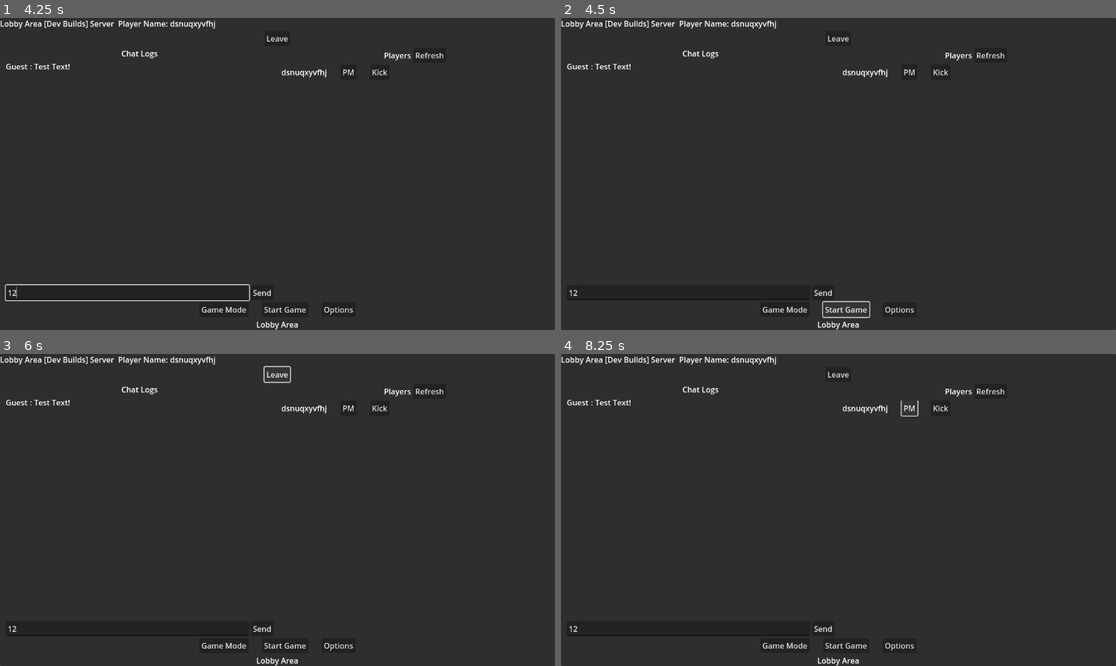
Above: before the commit, frames 1-4 (two rows, left to right).
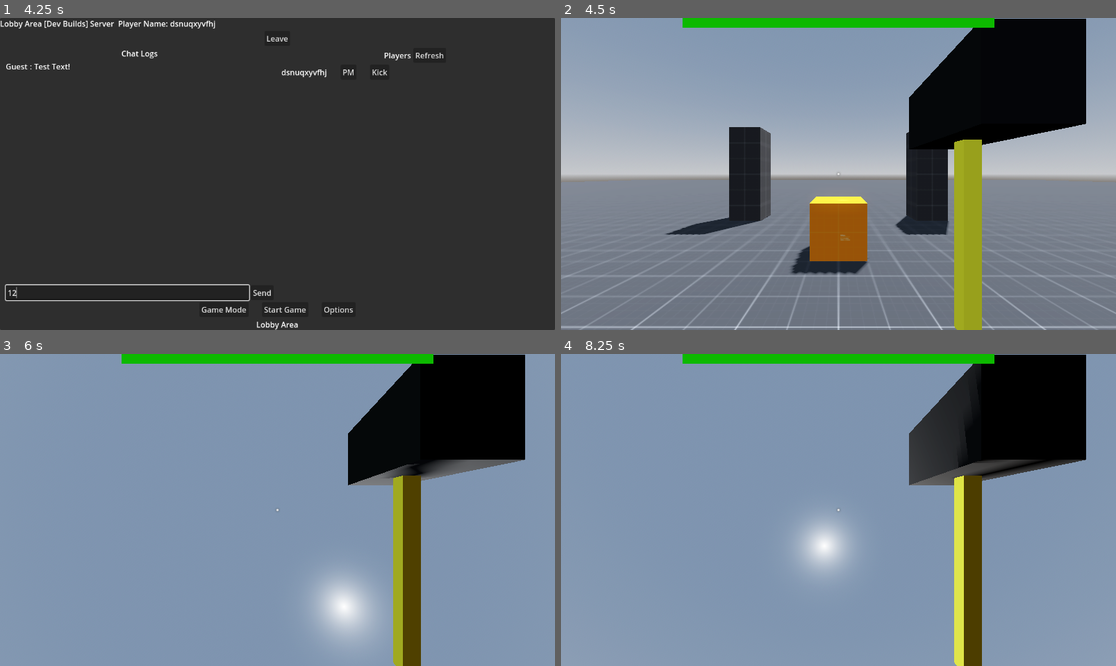
Above: after the commit, the same moments.

Repository: Lightnet/craftgd
Game: Godot game, scene res://maps/main.tscn
The game is run twice, just before and just after one commit, with the same random seed, the same clock (stepped at 60 frames per second) and the same inputs.
Inputs (mouse positions are in pixels of both pictures, inside the frame that each line leads up to):
- Up to frame 1 (4.25 s): click (277, 248) at 0.52 s; type "12" at 0.6 s; click "UPNP" at 1.25 s; click "Random Name" at 2 s; click "Host" at 2.75 s; click (127, 292) at 3.52 s; type "12" at 3.6 s
- Up to frame 2 (4.5 s): click "Start Game" at 4.25 s
- Up to frame 3 (6 s): click (283, 644) at 5 s, where only the run before the commit has a clickable "Start Game"; click (277, 375) at 5.75 s, where only the run before the commit has a clickable "Leave"
- Up to frame 4 (8.25 s): click (821, 628) at 6.5 s, where only the run before the commit has a clickable "Send"; click (988, 391) at 7.25 s, where only the run before the commit has a clickable "Refresh"; click (910, 407) at 8 s, where only the run before the commit has a clickable "PM"

Frame 1 is identical in both runs. In frame 2, 95% of the frame differs, in the area x 0-100%, y 0-100%; in frame 3, 100%; in frame 4, 97%.

Commit message:
test start game load map and players
There are still some bugs and errors.

Diff:
--- a/lobby/game_lobby.gd
+++ b/lobby/game_lobby.gd
@@ -6,6 +6,9 @@
 @onready var UIPlayerlist = $VBoxContainer/HBC_Content/VBoxContainer2/PlayerList/VBC_Players
 @onready var UIPlayerName = $VBoxContainer/HBoxContainer/LPlayerName2
 @onready var UIChatMessages = $VBoxContainer/HBC_Content/VBoxContainer/SC_Chat/VBC_Messages
+@onready var MenuLobby = $"."
+@onready var HUD = $"../HUD"
+@onready var EntityPlayers = $"../../world/players"
 
 var UIPlayerData = preload("res://lobby/lobby_player_row01.tscn")
 
@@ -91,6 +94,7 @@
 func _on_btn_start_game_pressed():
 	if is_multiplayer_authority():
 		print("AUTH HELLO")
+		setup_host()
 	else:
 		print("NOT AUTH")
 	pass # Replace with function body.
@@ -109,7 +113,6 @@
 	player_msg.get_node("Message").text = msg
 	UIChatMessages.add_child(player_msg)
 	pass
-
 
 func _on_le_chat_message_text_submitted(new_text):
 	print("CHAT TEXT INPUT ", new_text)
@@ -127,3 +130,111 @@
 	#boardcast all but not self
 	rpc("ChatMessageAppend",  new_text)
 	pass
+
+# set up host map and player
+func setup_host():
+	MenuLobby.hide()
+	HUD.show()
+	print("init set up game...")
+	var selfPeerID = get_tree().get_multiplayer().get_unique_id()
+	# Load world
+	var world = load(load_map).instantiate()
+	get_node("/root/Main/world/level").add_child(world)
+
+	# Load my player
+	var my_player = preload("res://prefabs/players/player.tscn").instantiate()
+	my_player.set_name(str(selfPeerID))
+	#add_child(my_player)
+	EntityPlayers.add_child(my_player)
+
+	var player_info = Network.player_info
+	# Load other players
+	for p in player_info:
+		var player = preload("res://prefabs/players/player.tscn").instantiate()
+		player.set_name(str(p))
+		#player.set_network_master(p) # Will be explained later
+		#get_node("/root/Main/world/players").add_child(player)
+		#EntityPlayers.add_child(player)
+		#add_child(player)
+		EntityPlayers.add_child(player)
+		#pass
+
+
+
+
+
+	#boardcast to other remote player
+	rpc("pre_configure_game")
+	pass
+
+#need to config for server current local
+var load_map = "res://maps/prototype01.tscn"
+
+#init setup game config
+@rpc("call_remote")
+func pre_configure_game():
+	#get_tree().set_pause(true) # Pre-pause
+	MenuLobby.hide()
+	HUD.show()
+	print("init set up game...")
+	var selfPeerID = get_tree().get_multiplayer().get_unique_id()
+	# Load world
+	var world = load(load_map).instantiate()
+	get_node("/root/Main/world/level").add_child(world)
+
+	# Load my player
+	var my_player = preload("res://prefabs/players/player.tscn").instantiate()
+	my_player.set_name(str(selfPeerID))
+	#my_player.set_network_master(selfPeerID) # Will be explained later
+	#get_node("/root/Main/world/players").add_child(my_player)
+	EntityPlayers.add_child(my_player)
+	#add_child(my_player)
+
+
+	var player_info = Network.player_info
+	# Load other players
+	for p in player_info:
+		var player = preload("res://prefabs/players/player.tscn").instantiate()
+		player.set_name(str(p))
+		#player.set_network_master(p) # Will be explained later
+		#get_node("/root/Main/world/players").add_child(player)
+		#EntityPlayers.add_child(player)
+		#add_child(player)
+		EntityPlayers.add_child(player)
+		#pass
+
+
+	# Tell server (remember, server is always ID=1) that this peer is done pre-configuring.
+	# The server can call get_tree().get_rpc_sender_id() to find out who said they were done.
+	#if is_multiplayer_authority():
+		#rpc_id(1, "done_preconfiguring")
+	#rpc("done_preconfiguring")
+
+	pass
+
+var players_done = []
+@rpc("call_remote")
+func done_preconfiguring():
+	#var who = get_tree().get_rpc_sender_id()
+	#var who = get_tree().get_multiplayer().get_remote_sender_id()
+	#assert(get_tree().get_multiplayer().is_server())
+	#var player_info = Network.player_info
+	#assert(who in player_info) # Exists
+	#assert(not who in players_done) # Was not added yet
+
+	#players_done.append(who)
+	#if players_done.size() == player_info.size():
+		#rpc("post_configure_game")
+	if is_multiplayer_authority():
+		rpc("post_configure_game")
+	pass
+
+@rpc("call_remote")
+func post_configure_game():
+	# Only the server is allowed to tell a client to unpause
+	#if 1 == get_tree().get_rpc_sender_id():
+	if 1 == get_tree().get_multiplayer().get_remote_sender_id():
+		get_tree().set_pause(false)
+		print("UN PAUSE GAME.... ")
+		# Game starts now!
+	pass
--- a/maps/main.tscn
+++ b/maps/main.tscn
@@ -1,25 +1,11 @@
-[gd_scene load_steps=12 format=3 uid="uid://ccloqiflsxmai"]
+[gd_scene load_steps=8 format=3 uid="uid://ccloqiflsxmai"]
 
 [ext_resource type="Script" path="res://scripts/world.gd" id="1_4xjwc"]
-[ext_resource type="PackedScene" uid="uid://dwy27pfj45xvr" path="res://maps/prototype01.tscn" id="2_2g70h"]
 [ext_resource type="Texture2D" uid="uid://dsu4i8oftqh0k" path="res://addons/kenney_particle_pack/circle_05.png" id="3_d2u12"]
 [ext_resource type="PackedScene" uid="uid://d1lmd0si3awbb" path="res://chat/prototype_chat_msg.tscn" id="4_7veta"]
 [ext_resource type="Script" path="res://lobby/game_lobby.gd" id="5_2a3ko"]
 [ext_resource type="PackedScene" uid="uid://cokh82rmrm7dc" path="res://lobby/lobby_player_message.tscn" id="5_5bet1"]
 
-[sub_resource type="ProceduralSkyMaterial" id="ProceduralSkyMaterial_ugj4p"]
-sky_horizon_color = Color(0.64625, 0.65575, 0.67075, 1)
-ground_horizon_color = Color(0.64625, 0.65575, 0.67075, 1)
-
-[sub_resource type="Sky" id="Sky_8d6au"]
-sky_material = SubResource("ProceduralSkyMaterial_ugj4p")
-
-[sub_resource type="Environment" id="Environment_aw8tw"]
-background_mode = 2
-sky = SubResource("Sky_8d6au")
-tonemap_mode = 2
-glow_enabled = true
-
 [sub_resource type="StyleBoxFlat" id="StyleBoxFlat_fq6h4"]
 bg_color = Color(0.533333, 0.109804, 0, 1)
 
@@ -28,13 +14,6 @@
 
 [node name="Main" type="Node"]
 script = ExtResource("1_4xjwc")
-
-[node name="DirectionalLight3D" type="DirectionalLight3D" parent="."]
-transform = Transform3D(-0.866025, -0.433013, 0.25, 0, 0.5, 0.866025, -0.5, 0.75, -0.433013, 0, 0, 0)
-shadow_enabled = true
-
-[node name="WorldEnvironment" type="WorldEnvironment" parent="."]
-environment = SubResource("Environment_aw8tw")
 
 [node name="CanvasLayer" type="CanvasLayer" parent="."]
 
@@ -432,23 +411,21 @@
 offset_bottom = 31.0
 text = "Prototype Build"
 
+[node name="world" type="Node" parent="."]
+
+[node name="players" type="Node" parent="world"]
+
+[node name="enemies" type="Node" parent="world"]
+
+[node name="npcs" type="Node" parent="world"]
+
+[node name="blocks" type="Node" parent="world"]
+
+[node name="level" type="Node" parent="world"]
+
 [node name="MultiplayerSpawner" type="MultiplayerSpawner" parent="."]
 _spawnable_scenes = PackedStringArray("res://prefabs/players/player.tscn")
 spawn_path = NodePath("..")
-
-[node name="world" type="Node" parent="."]
-
-[node name="Players" type="Node" parent="world"]
-
-[node name="Enemies" type="Node" parent="world"]
-
-[node name="NPCs" type="Node" parent="world"]
-
-[node name="Blocks" type="Node" parent="world"]
-
-[node name="Level" type="Node" parent="world"]
-
-[node name="Prototype01" parent="world/Level" instance=ExtResource("2_2g70h")]
 
 [connection signal="pressed" from="CanvasLayer/MainMenu/MarginContainer/VBoxContainer/HostButton" to="." method="_on_host_button_pressed"]
 [connection signal="pressed" from="CanvasLayer/MainMenu/MarginContainer/VBoxContainer/JoinButton" to="." method="_on_join_button_pressed"]
--- a/maps/prototype01.tscn
+++ b/maps/prototype01.tscn
@@ -13,6 +13,19 @@
 
 [sub_resource type="BoxMesh" id="BoxMesh_tiugy"]
 size = Vector3(100, 1, 100)
+
+[sub_resource type="ProceduralSkyMaterial" id="ProceduralSkyMaterial_tfswl"]
+sky_horizon_color = Color(0.64625, 0.65575, 0.67075, 1)
+ground_horizon_color = Color(0.64625, 0.65575, 0.67075, 1)
+
+[sub_resource type="Sky" id="Sky_8d6au"]
+sky_material = SubResource("ProceduralSkyMaterial_tfswl")
+
+[sub_resource type="Environment" id="Environment_6ide3"]
+background_mode = 2
+sky = SubResource("Sky_8d6au")
+tonemap_mode = 2
+glow_enabled = true
 
 [node name="Prototype01" type="Node3D"]
 
@@ -49,3 +62,10 @@
 
 [node name="GrayCubeStaticBody3D3" parent="." instance=ExtResource("3_0lurs")]
 transform = Transform3D(1, 0, 0, 0, 1, 0, 0, 0, 1, 3, 2.5, -7)
+
+[node name="WorldEnvironment" type="WorldEnvironment" parent="."]
+environment = SubResource("Environment_6ide3")
+
+[node name="DirectionalLight3D" type="DirectionalLight3D" parent="."]
+transform = Transform3D(-0.866025, -0.433013, 0.25, 0, 0.5, 0.866025, -0.5, 0.75, -0.433013, 0, 0, 0)
+shadow_enabled = true
Not shown: 1 places in maps/prototype01.tscn that only renumber resources
Not shown, changed: README.md
Not shown, changed: docs/network.md
Not shown, changed: docs/showcase.md
